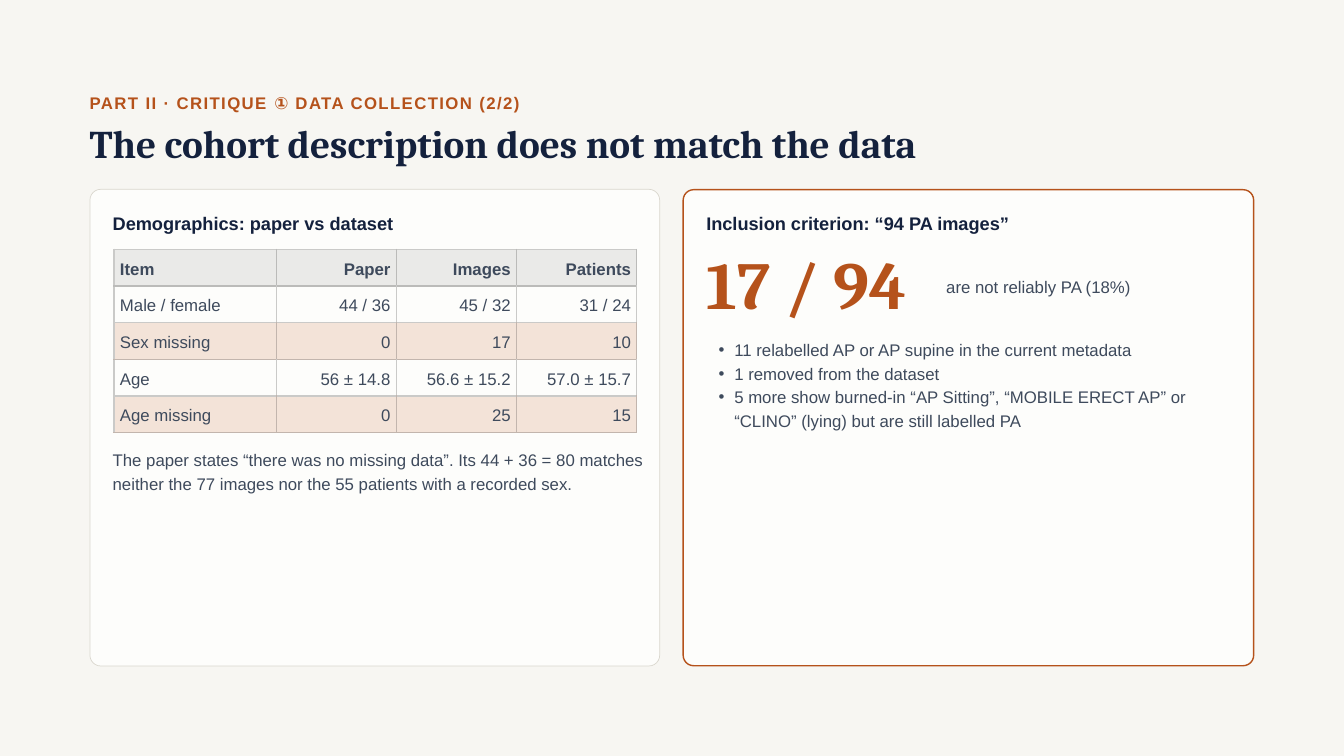
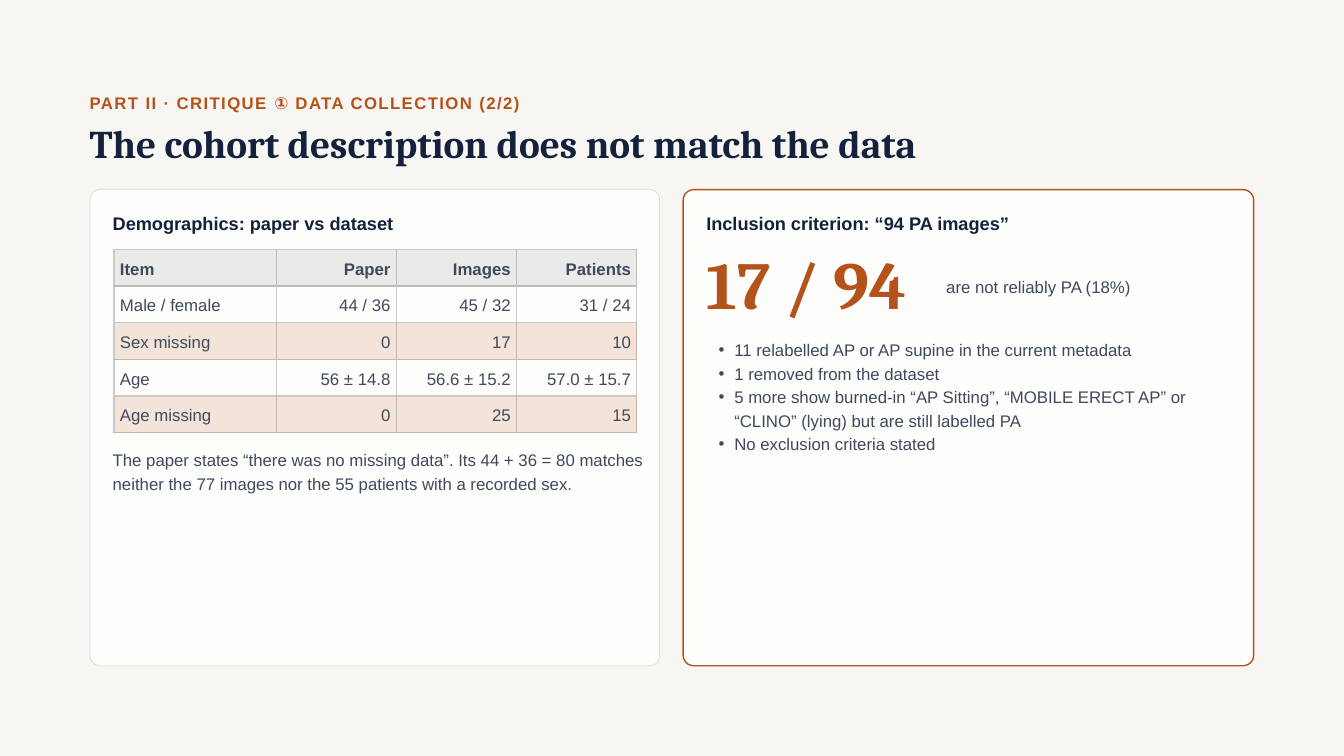
Before and after one commit to Caijiahui0715/DSA5206, a slide deck: slide 2 of critique_C/DSA5206_Critique_C.pptx. Drawn at 1344x756 pixels with LibreOffice and Linux fonts; fonts in the diff are those of the drawing. Boxes give left, top, right and bottom in pixels: in the first picture for what was removed or moved away, otherwise in the second. Text is boxed around its words. In the diff, an @@ line names an element or a change of style, - is before the commit and + after.

```diff
--- a/critique_C/DSA5206_Critique_C.pptx
+++ b/critique_C/DSA5206_Critique_C.pptx
@@ text at [734, 438, 936, 450]: paragraph added @@
+• No exclusion criteria stated
```
Also in this commit, not shown: 2 other slides changed, 2 other files.
